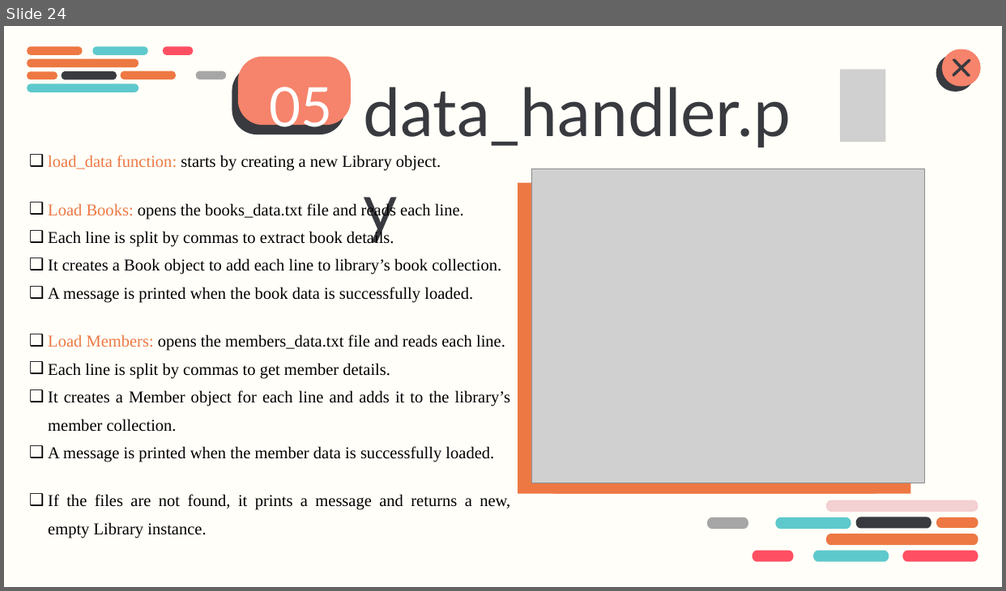
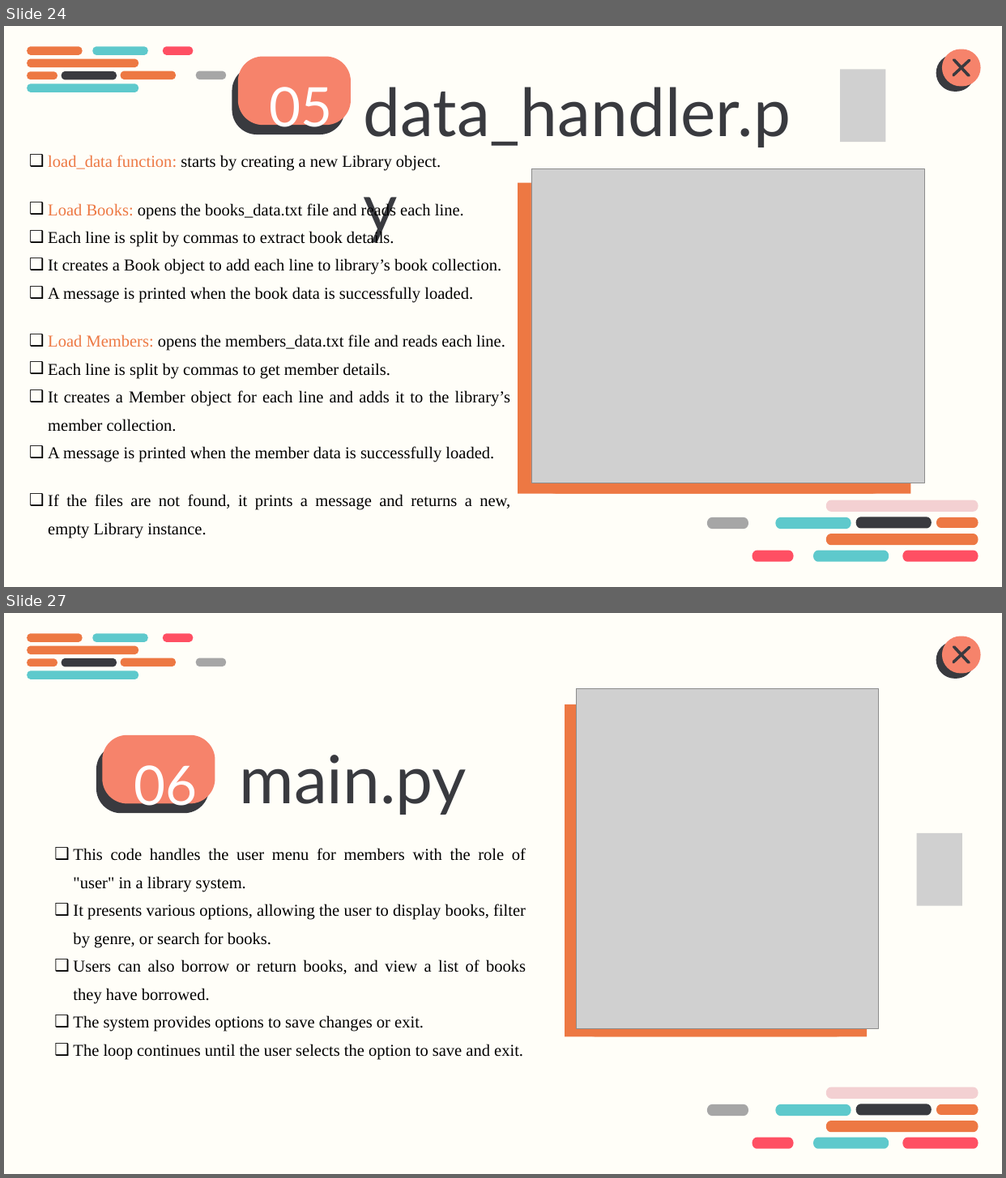
Before and after one commit to Mohamed-Salem-Ali/Library-Management-System, a slide deck: Library Console Management System.pptx. Shown one above the other, each under a label of ours: slide 24 before the commit, slides 24 and 27 after it; the slides between them are not shown. The pictures are 1006x591 and 1006x1178 pixels, drawn with LibreOffice and Linux fonts; fonts in the diff are those of the drawing; grey boxes stand for pictures. Boxes give left, top, right and bottom in pixels: in the first picture for what was removed or moved away, otherwise in the second. Text is boxed around its words. In the diff, an @@ line names an element or a change of style, - is before the commit and + after.

```diff
--- a/Library Console Management System.pptx
+++ b/Library Console Management System.pptx
@@ slide 27 added at box(4, 613, 1002, 1174), background #FFFEF8 @@
@@ group added at box(936, 636, 981, 679): 4 freeform shapes @@
@@ group added at box(27, 633, 226, 679): 9 freeform shapes @@
@@ rectangle added at box(565, 705, 867, 1037), fill #ED7843 @@
@@ picture added at box(577, 688, 879, 1029) @@
@@ freeform shape added at box(565, 722, 867, 1037), fill #ED7843 @@
@@ freeform shape added at box(96, 745, 209, 813), fill #393A3F @@
@@ freeform shape added at box(102, 735, 215, 803), fill #F6836B @@
@@ text added at box(239, 755, 467, 815), 96 pt, text #393A3F @@
+main.py
@@ text added at box(134, 765, 197, 815), 78.7 pt, text #FFFFFF @@
+06
@@ text added at box(73, 848, 526, 1060), 24 pt, text #000000 @@
+❑ This code handles the user menu for members with the role of "user" in a library system.
+❑ It presents various options, allowing the user to display books, filter by genre, or search for books.
+❑ Users can also borrow or return books, and view a list of books they have borrowed.
+❑ The system provides options to save changes or exit.
+❑ The loop continues until the user selects the option to save and exit.
@@ picture added at box(917, 833, 962, 906) @@
@@ group added at box(707, 1088, 978, 1149): 9 freeform shapes @@
```
Also in this commit, not shown: 3 slides changed, 2 other slides added, 3 other files.
